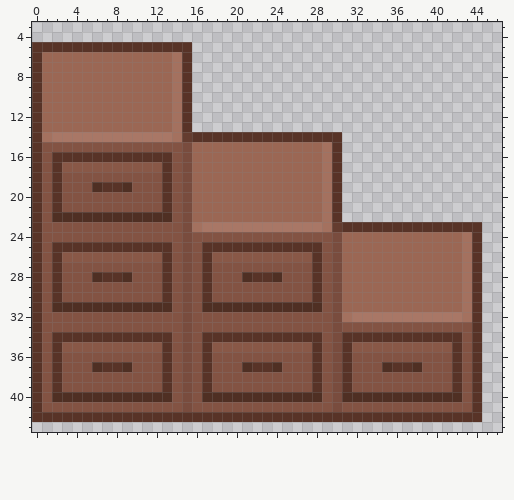
Two versions of one pixel-art sprite, pic_gen/img/acc/kag02.png. Above: the version before the commit.
The file is 64x64 pixels. Colours within 5 levels of each other are drawn and written as one. Shown: x 0..46, y 3..43.
The result:
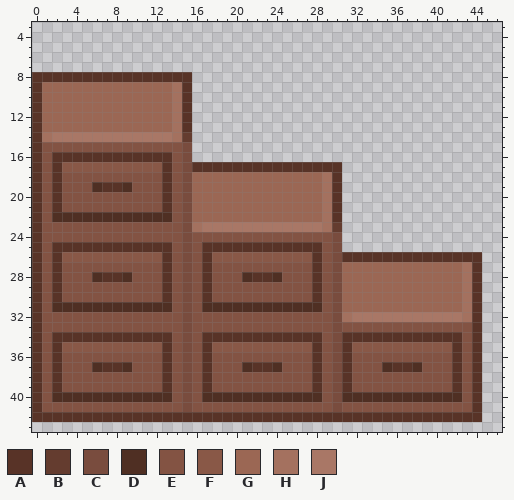
Palette (. is transparent): A #583327  B #643c2f  C #794c3e  D #4f2f23  E #835343  F #895847  G #9b6754  H #a4715f  J #a97766
Diff:
y 5: x 0..15 AAAAAAAAAAAAAAAA -> ................
y 6..7: x 0..15 AGGGGGGGGGGGGGHA -> ................
y 8: x 1..14 GGGGGGGGGGGGGH -> AAAAAAAAAAAAAA
y 14: x 16..30 AAAAAAAAAAAAAAA -> ...............
y 15..16: x 16..30 GGGGGGGGGGGGGHA -> ...............
y 17: x 16..29 GGGGGGGGGGGGGH -> AAAAAAAAAAAAAA
y 23: x 31..44 AAAAAAAAAAAAAA -> ..............
y 24..25: x 31..44 GGGGGGGGGGGGHA -> ..............
y 26: x 31..43 GGGGGGGGGGGGH -> AAAAAAAAAAAAA
Pixel boxes of the changes (left, top, right, bottom) in both pictures:
changed: (32, 42, 192, 82)
changed: (192, 132, 342, 172)
changed: (342, 222, 482, 262)
